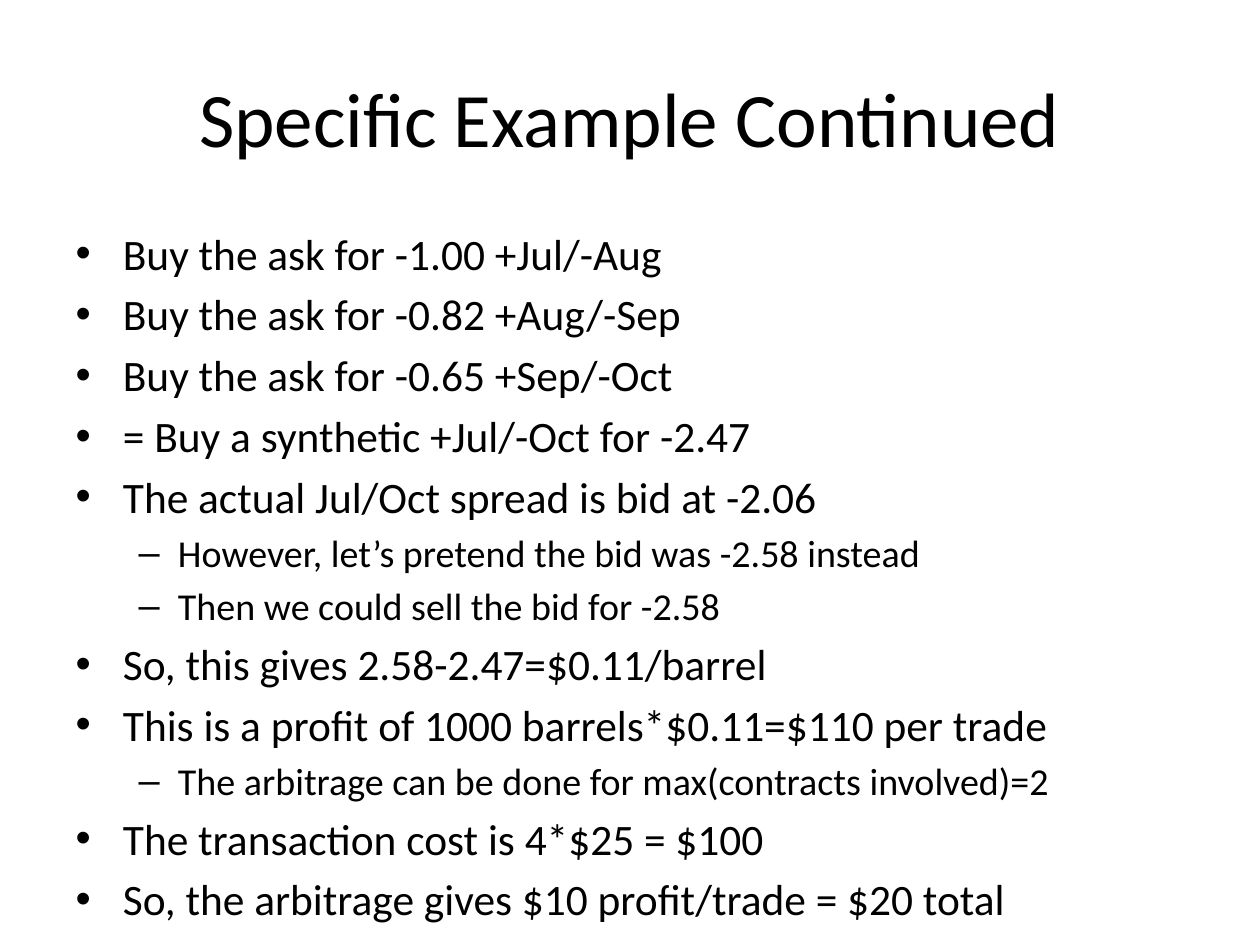
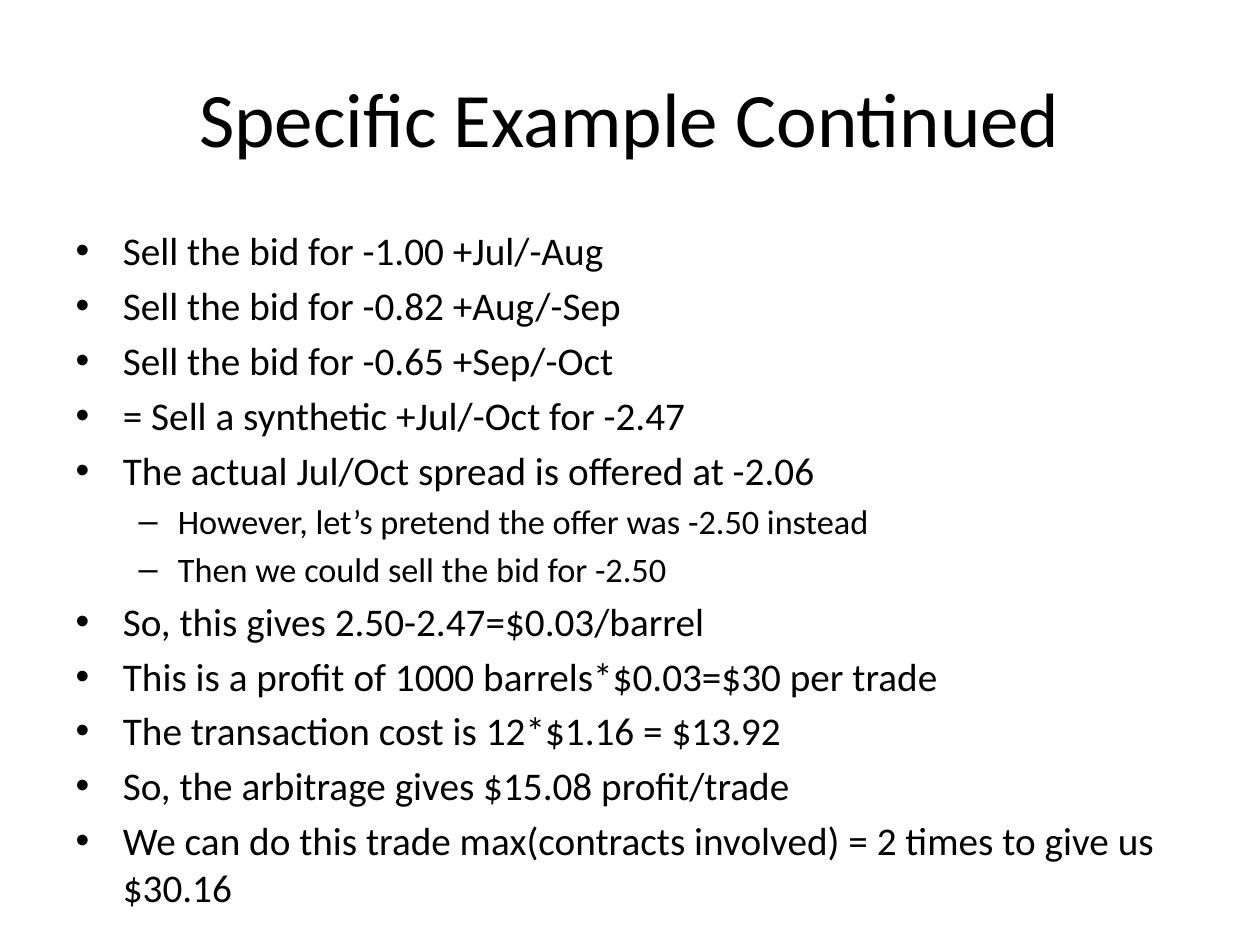
Before and after one commit to benofben/implier, a slide deck: slide 13 of doc/Implier - Arbitrage Examples.pptx. Drawn at 1260x945 pixels with LibreOffice and Linux fonts; fonts in the diff are those of the drawing. Boxes give left, top, right and bottom in pixels: in the first picture for what was removed or moved away, otherwise in the second. Text is boxed around its words. In the diff, an @@ line names an element or a change of style, - is before the commit and + after.

Commit message:
update examples

```diff
--- a/doc/Implier - Arbitrage Examples.pptx
+++ b/doc/Implier - Arbitrage Examples.pptx
@@ text at [123, 237, 1154, 862]: text changed; size 24.8 to 22.4 pt @@
-• Buy the ask for -1.00 +Jul/-Aug
-• Buy the ask for -0.82 +Aug/-Sep
-• Buy the ask for -0.65 +Sep/-Oct
-• = Buy a synthetic +Jul/-Oct for -2.47
-• The actual Jul/Oct spread is bid at -2.06
-  – However, let’s pretend the bid was -2.58 instead
-  – Then we could sell the bid for -2.58
-• So, this gives 2.58-2.47=$0.11/barrel
-• This is a profit of 1000 barrels*$0.11=$110 per trade
-  – The arbitrage can be done for max(contracts involved)=2
-• The transaction cost is 4*$25 = $100
-• So, the arbitrage gives $10 profit/trade = $20 total
+• Sell the bid for -1.00 +Jul/-Aug
+• Sell the bid for -0.82 +Aug/-Sep
+• Sell the bid for -0.65 +Sep/-Oct
+• = Sell a synthetic +Jul/-Oct for -2.47
+• The actual Jul/Oct spread is offered at -2.06
+  – However, let’s pretend the offer was -2.50 instead
+  – Then we could sell the bid for -2.50
+• So, this gives 2.50-2.47=$0.03/barrel
+• This is a profit of 1000 barrels*$0.03=$30 per trade
+• The transaction cost is 12*$1.16 = $13.92
+• So, the arbitrage gives $15.08 profit/trade
+• We can do this trade max(contracts involved) = 2 times to give us $30.16
```
Also in this commit, not shown: 3 other slides changed.
